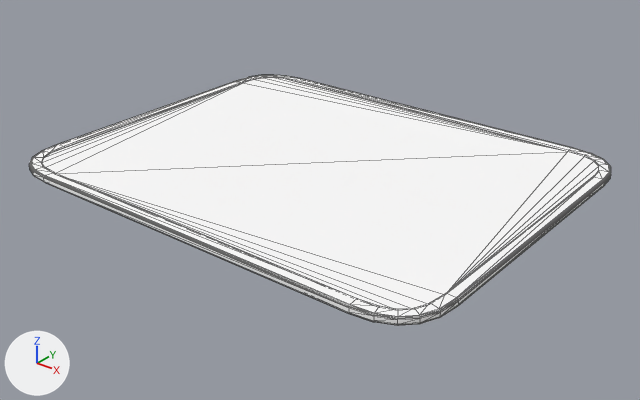
What one commit did to the FBX model Projet-WYE/Assets/3D_Assets/Models/Mousepad.fbx.
One viewpoint serves both versions: a camera (50 mm lens) standing at (0.264, -0.329, 0.186) and looking at (0.006, -0.006, -0.014). Every picture has the same lights, and +X, +Y and +Z are marked at lower left. Mesh edges are drawn as thin lines. Where no turn or scale is listed for an object, it has been applied to the vertices. Vertices at the same position are counted once.

The first picture shows 'Mousepad'.
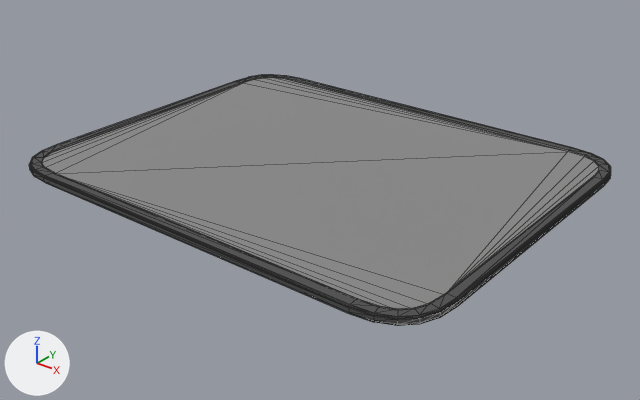
Boxes (x1, y1, x2, y2) around the edits, measured in the pictures (640 x 400 px):
part 1 of me_mesh, recoloured (white to grey)
    both: (31, 75, 300, 175)
part 2 of me_mesh, recoloured (white to grey)
    both: (351, 148, 609, 316)
part 3 of me_mesh, recoloured (white to grey)
    both: (44, 173, 357, 308)
part 4 of me_mesh, recoloured (white to grey)
    both: (296, 78, 572, 150)
part 5 of me_mesh, recoloured
    both: (458, 186, 604, 306)
part 6 of me_mesh, recoloured
    both: (45, 182, 349, 313)
part 7 of me_mesh, recoloured
    both: (575, 148, 611, 185)
part 8 of me_mesh, recoloured
    both: (458, 188, 597, 305)
part 9 of me_mesh, recoloured
    both: (466, 182, 605, 299)
part 10 of me_mesh, recoloured
    both: (29, 144, 58, 182)
part 11 of me_mesh, recoloured
    both: (349, 298, 458, 326)
part 12 of me_mesh, recoloured
    both: (44, 178, 332, 301)
part 13 of me_mesh, recoloured
    both: (51, 184, 349, 312)
part 14 of me_mesh, recoloured (white to grey)
    both: (41, 77, 599, 309)

Edits to the bpy script that builds the scene:
```text
Add mat_tissubrodé:
    mat_tissubrodé = principled_material('TissuBrodé')
    mat_tissubrodé.base_color = (0.0745, 0.0745, 0.0745)  # dark grey #4d4d4d
    mat_tissubrodé.roughness = 0.859
Add mat_tissu:
    mat_tissu = principled_material('Tissu')
    mat_tissu.base_color = (0.251, 0.251, 0.251)  # grey #898989
    mat_tissu.roughness = 0.859
Change me_mesh:
    where me_mesh.from_pydata(...)  # 312 vertices, 620 faces; spans x -0.125..0.125, y -0.1..0.1, z 0.0..0.004
    used by ob_mousepad; location = (0.0, 0.0, 0.0)
    me_mesh part 1: 30 of the faces centred in x -0.125..-0.098, y -0.097..0.097, z 0.003..0.004 switch from mat_mousepad (white #ffffff) to mat_tissubrodé (dark grey #4d4d4d)
    me_mesh part 2: 30 of the faces centred in x 0.098..0.125, y -0.097..0.097, z 0.003..0.004 switch from mat_mousepad (white #ffffff) to mat_tissubrodé (dark grey #4d4d4d)
    me_mesh part 3: 10 of the faces centred in x -0.032..0.032, y -0.1..-0.096, z 0.003..0.004 switch from mat_mousepad (white #ffffff) to mat_tissubrodé (dark grey #4d4d4d)
    me_mesh part 4: 10 of the faces centred in x -0.032..0.032, y 0.096..0.1, z 0.003..0.004 switch from mat_mousepad (white #ffffff) to mat_tissubrodé (dark grey #4d4d4d)
    me_mesh part 5: 30 of the faces centred in x 0.098..0.125, y -0.097..0.097, z 0.0..0.001 switch from mat_mousepad (white #ffffff) to mat_tissubrodé (dark grey #4d4d4d)
    me_mesh part 6: 10 of the faces centred in x -0.032..0.032, y -0.1..-0.096, z 0.0..0.001 switch from mat_mousepad (white #ffffff) to mat_tissubrodé (dark grey #4d4d4d)
    me_mesh part 7: 90 of the faces centred in x 0.098..0.125, y 0.073..0.1, z 0.0..0.004 switch from mat_mousepad (white #ffffff) to mat_tissubrodé (dark grey #4d4d4d)
    me_mesh part 8: 1 of the faces centred in x 0.125, y -0.023, z 0.002 switch from mat_mousepad (white #ffffff) to mat_tissubrodé (dark grey #4d4d4d)
    me_mesh part 9: 1 of the faces centred in x 0.125, y 0.023, z 0.002 switch from mat_mousepad (white #ffffff) to mat_tissubrodé (dark grey #4d4d4d)
    me_mesh part 10: 90 of the faces centred in x -0.125..-0.098, y -0.1..-0.073, z 0.0..0.004 switch from mat_mousepad (white #ffffff) to mat_tissubrodé (dark grey #4d4d4d)
    me_mesh part 11: 90 of the faces centred in x 0.098..0.125, y -0.1..-0.073, z 0.0..0.004 switch from mat_mousepad (white #ffffff) to mat_tissubrodé (dark grey #4d4d4d)
    me_mesh part 12: 1 of the faces centred in x -0.032, y -0.1, z 0.002 switch from mat_mousepad (white #ffffff) to mat_tissubrodé (dark grey #4d4d4d)
    me_mesh part 13: 1 of the faces centred in x 0.032, y -0.1, z 0.002 switch from mat_mousepad (white #ffffff) to mat_tissubrodé (dark grey #4d4d4d)
    me_mesh part 14: 70 of the faces centred in x -0.119..0.119, y -0.094..0.094, z 0.003..0.004 switch from mat_mousepad (white #ffffff) to mat_tissu (grey #898989)
```
